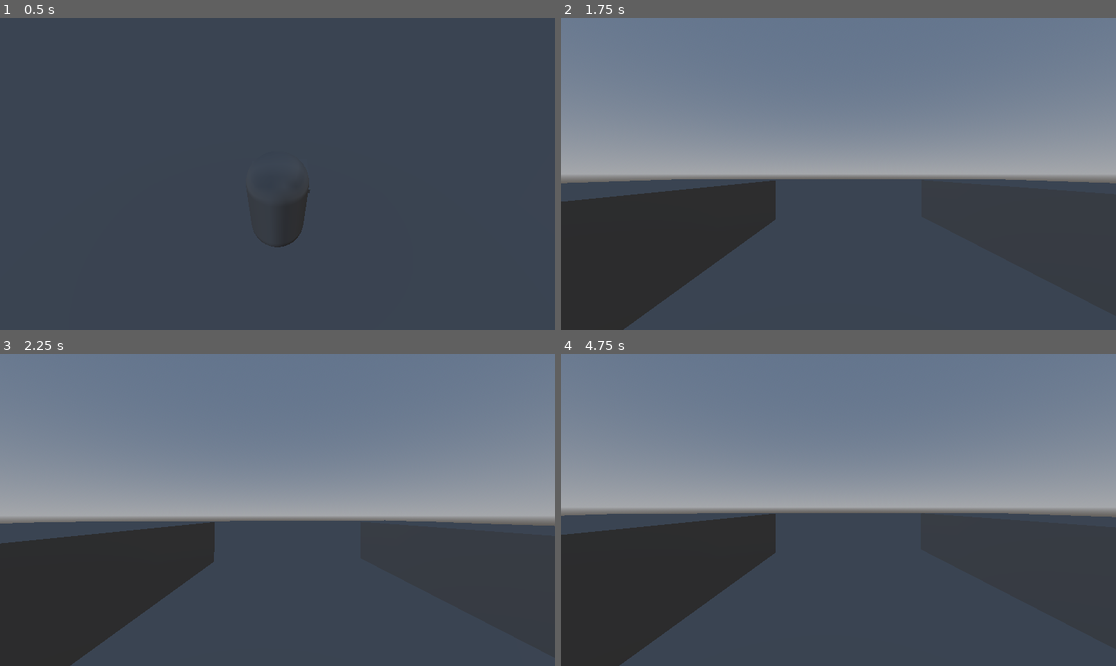
Above: before the commit, frames 1-4 (two rows, left to right).
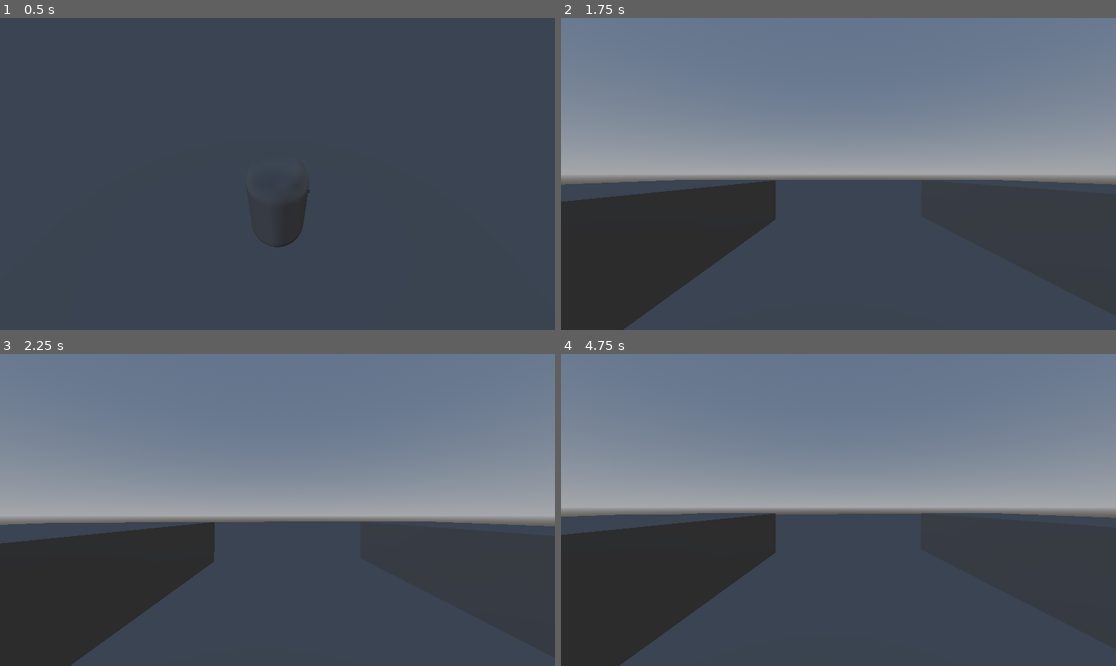
Above: after the commit, the same moments.

Repository: Edvinest/Debugged
Game: Godot game, scene res://src/Scenes/Test scene.tscn
Same seed, same stepped clock (60 frames per second), same inputs: the game is played once before the commit and once after it.
Inputs (mouse positions are in pixels of both pictures, inside the frame that each line leads up to):
- Up to frame 1 (0.5 s): no input
- Up to frame 2 (1.75 s): tap Enter at 0.5 s; move the mouse to (866, 174) at 0.52 s; hold W (move_forward) from 0.53 s (still down); tap Space (jump, bound only after the commit) at 0.6, 0.77, 1.07, 1.25, 1.52, 1.55 s; move the mouse to (810, 174) at 1.27 s; tap C (toggle_view) at 1.35 s
- Up to frame 3 (2.25 s): keep holding W (move_forward); tap Space (jump, bound only after the commit) at 1.82, 2.1 s; tap Enter at 2 s; move the mouse to (288, 503) at 2.02 s
- Up to frame 4 (4.75 s): keep holding W (move_forward); move the mouse to (832, 516) at 2.77 s; tap C (toggle_view) at 2.85, 4.35 s; tap Space (jump, bound only after the commit) at 3.02, 3.05, 3.32, 3.5, 3.6, 3.77, 4.07, 4.52, 4.55 s; move the mouse to (877, 513) at 3.52 s; tap Enter at 4.25 s; move the mouse to (794, 506) at 4.27 s

Frame 1 is identical in both runs. In frame 2, 0.3% of the frame differs, in the area x 0-100%, y 51-54%; in frame 3, 0.2%; in frame 4, 0.2%.

Commit message:
Updated Player skript in scene:LevelOne. Added jump.

Diff:
--- a/project.godot
+++ b/project.godot
@@ -50,3 +50,8 @@
 "events": [Object(InputEventKey,"resource_local_to_scene":false,"resource_name":"","device":-1,"window_id":0,"alt_press …(191 unchanged characters)…
 ]
 }
+jump={
+"deadzone": 0.2,
+"events": [Object(InputEventKey,"resource_local_to_scene":false,"resource_name":"","device":-1,"window_id":0,"alt_pressed":false,"shift_pressed":false,"ctrl_pressed":false,"meta_pressed":false,"pressed":false,"keycode":0,"physical_keycode":32,"key_label":0,"unicode":32,"location":0,"echo":false,"script":null)
+]
+}
--- a/src/Scripts/Player.gd
+++ b/src/Scripts/Player.gd
@@ -10,7 +10,7 @@
 var gravity := 30
 
 func _ready():
-	Input.set_mouse_mode(Input.MOUSE_MODE_CAPTURED)
+	#Input.set_mouse_mode(Input.MOUSE_MODE_CAPTURED)
 	set_camera_mode(using_first_person)
 
 	if Input.get_connected_joypads().is_empty():
@@ -64,6 +64,10 @@
 		velocity.x = move_toward(velocity.x, 0, speed)
 		velocity.z = move_toward(velocity.z, 0, speed)
 
+
+	if Input.is_action_just_pressed("jump") and is_on_floor():
+		velocity.y = jump_velocity
+
 	move_and_slide()
 
 func set_camera_mode(first_person : bool):
